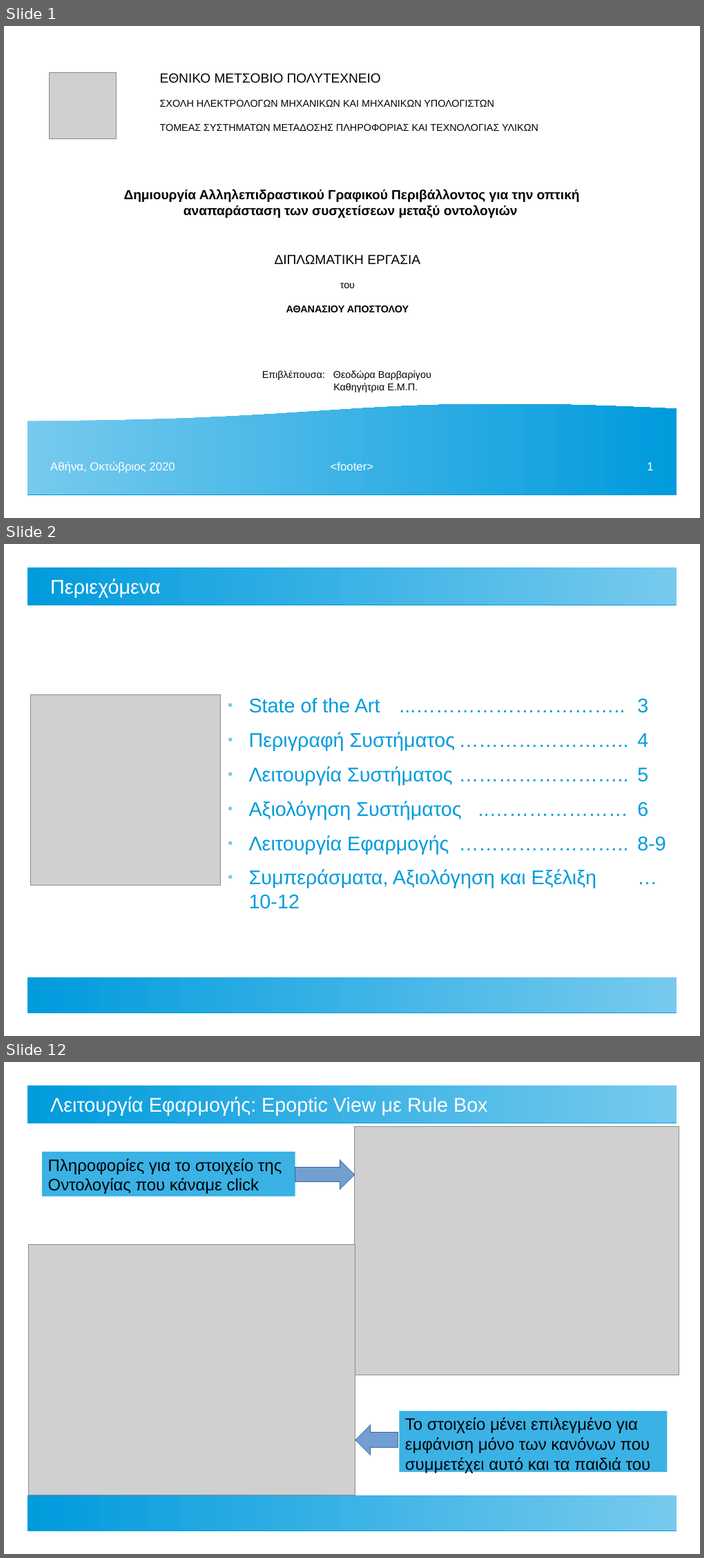
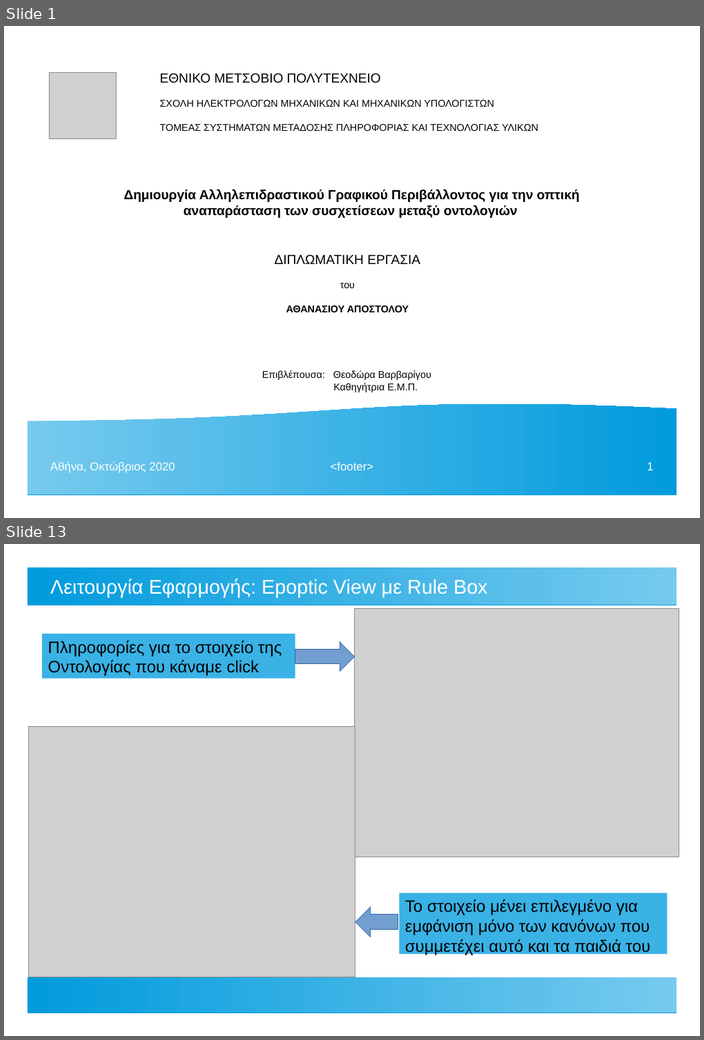
Before and after one commit to ThanosApostolou/omv, a slide deck: docs/thesis presentation.odp. Shown one above the other, each under a label of ours: slides 1, 2 and 12 before the commit, slides 1 and 13 after it; the slides between them are not shown. The pictures are 704x1558 and 704x1040 pixels, drawn with LibreOffice and Linux fonts; fonts in the diff are those of the drawing; grey boxes stand for pictures. Boxes give left, top, right and bottom in pixels: in the first picture for what was removed or moved away, otherwise in the second. Text is boxed around its words. In the diff, an @@ line names an element or a change of style, - is before the commit and + after.

```diff
--- a/docs/thesis presentation.odp
+++ b/docs/thesis presentation.odp
@@ slide 2 removed at (x1=4, y1=544, x2=700, y2=1036), background #FFFFFF; not listed: 2 template elements that a slide beside it also shows @@
@@ title removed at (x1=50, y1=578, x2=161, y2=597) @@
-Περιεχόμενα
@@ picture removed at (x1=31, y1=695, x2=221, y2=885) @@
@@ text removed at (x1=249, y1=698, x2=666, y2=888) @@
-● State of the Art ...………………………….. 3
-● Περιγραφή Συστήματος …………………….. 4
-● Λειτουργία Συστήματος …………………….. 5
-● Αξιολόγηση Συστήματος ..………………… 6
-● Λειτουργία Εφαρμογής …………………….. 8-9
-● Συμπεράσματα, Αξιολόγηση και Εξέλιξη … 10-12
@@ what was slide 12 is now slide 13 @@
```
Also in this commit, not shown: 12 slides changed, 2 slides added, 1 other file.
